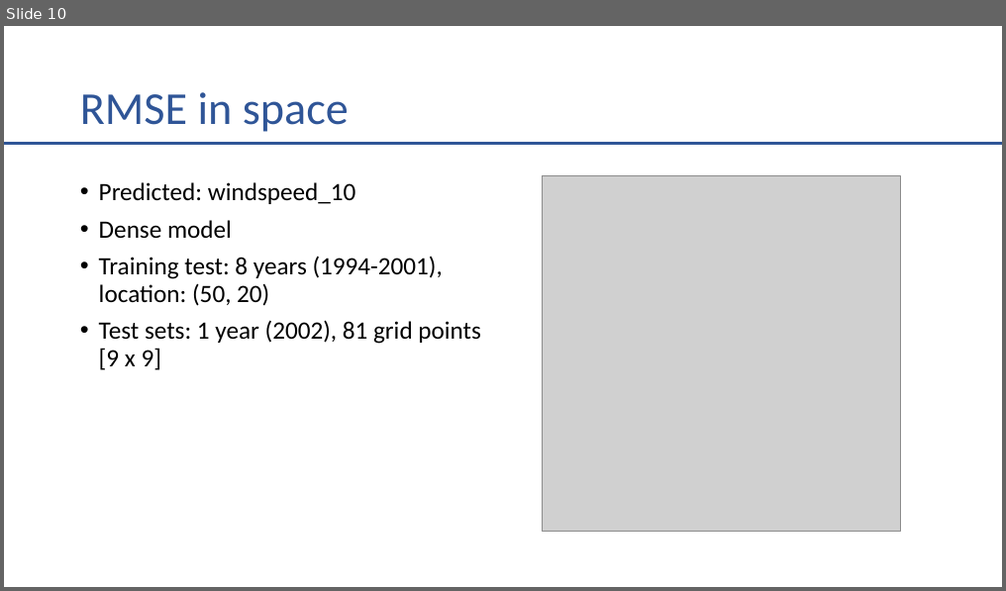
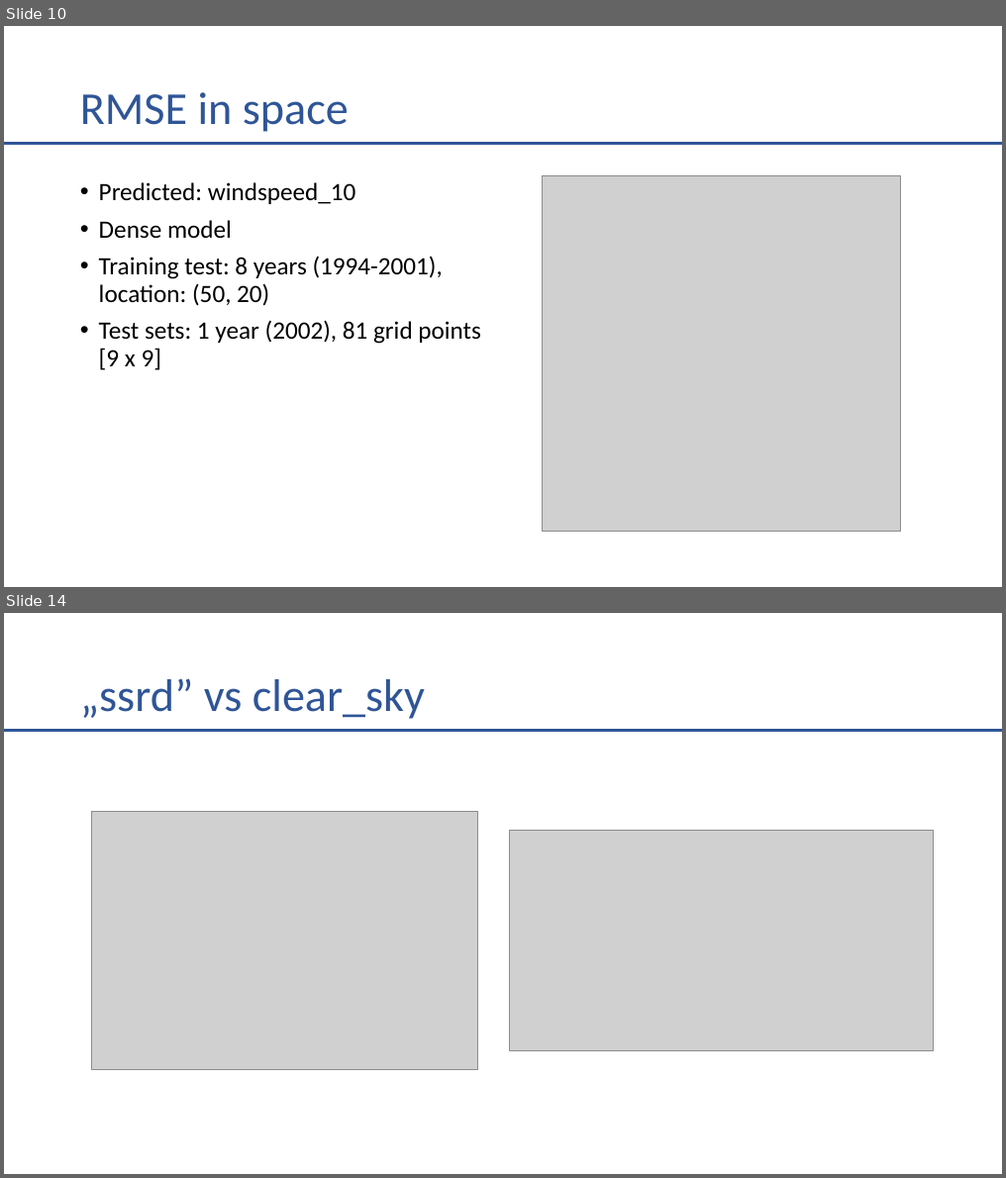
Before and after one commit to Rorjh/wind_forecasting, a slide deck: prezentacja_progres.pptx. Shown one above the other, each under a label of ours: slide 10 before the commit, slides 10 and 14 after it; the slides between them are not shown. The pictures are 1006x591 and 1006x1178 pixels, drawn with LibreOffice and Linux fonts; fonts in the diff are those of the drawing; grey boxes stand for pictures. Boxes give left, top, right and bottom in pixels: in the first picture for what was removed or moved away, otherwise in the second. Text is boxed around its words. In the diff, an @@ line names an element or a change of style, - is before the commit and + after.

```diff
--- a/prezentacja_progres.pptx
+++ b/prezentacja_progres.pptx
@@ slide 14 added at (4,613,1002,1174), background #FFFFFF @@
@@ title added at (80,678,425,719), 44 pt, text #2F5597 @@
+„ssrd” vs clear_sky
@@ line added from (4, 731) to (1002, 731), #2F5597 3 pt @@
@@ picture added at (91,811,478,1069) @@
@@ picture added at (509,831,934,1051) @@
```
Also in this commit, not shown: 5 other slides added, 1 other file.
